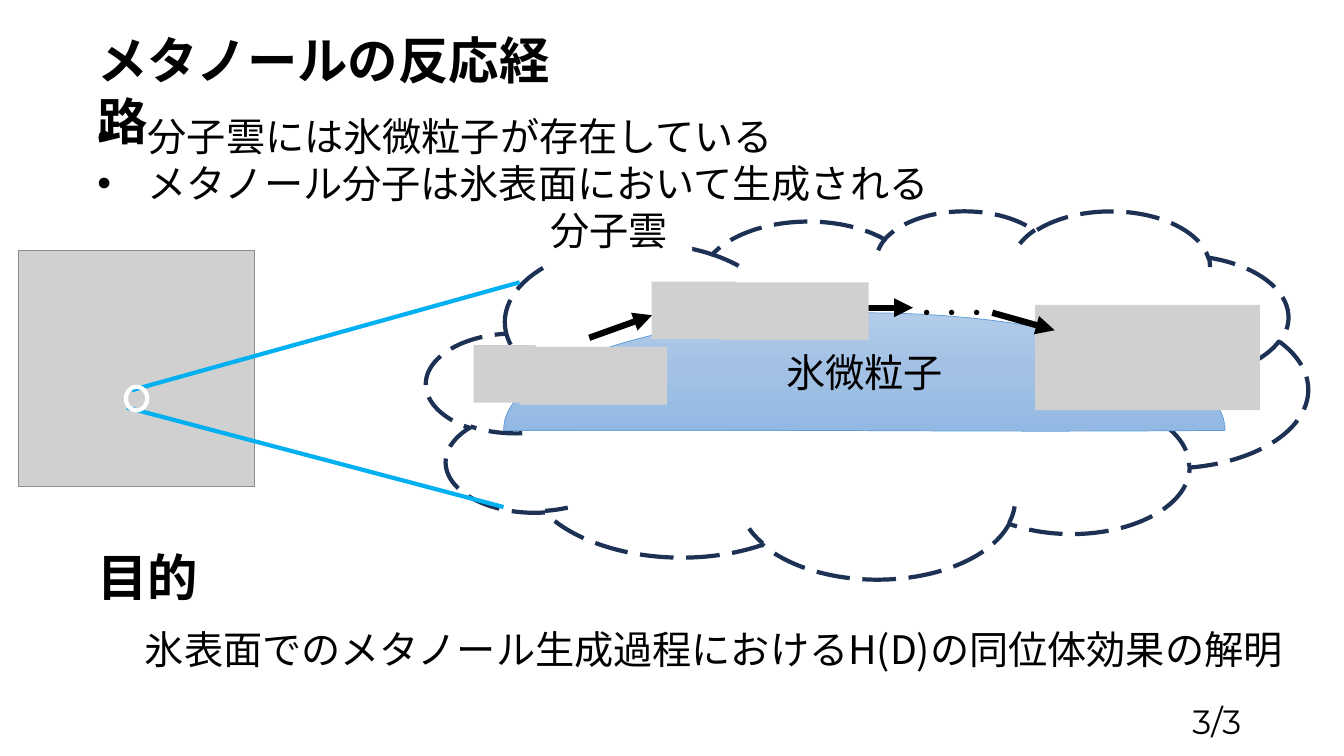
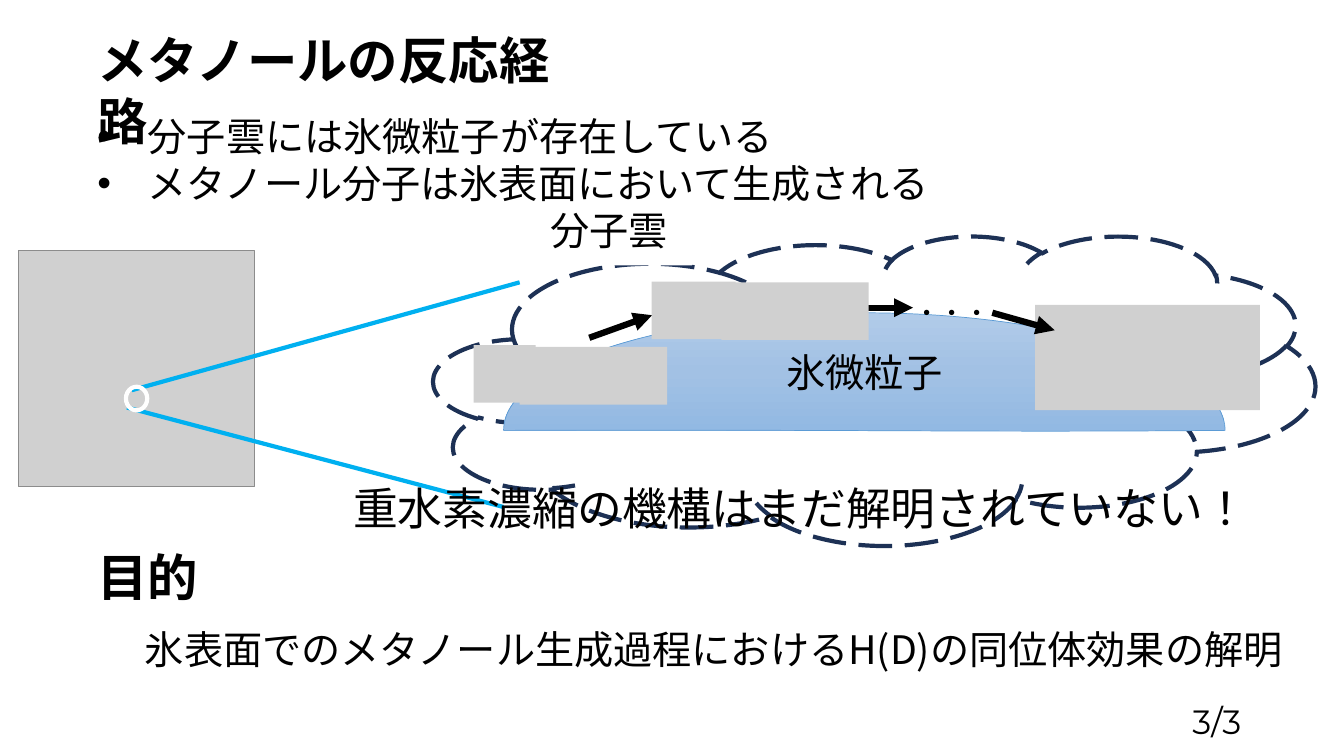
Before and after one commit to tabiseal/Qpcdata, a slide deck: slide 3 of RUAN MINGYANG1026.pptx. Drawn at 1344x756 pixels with LibreOffice and Linux fonts; fonts in the diff are those of the drawing; grey boxes stand for pictures. Boxes give left, top, right and bottom in pixels: in the first picture for what was removed or moved away, otherwise in the second. Text is boxed around its words. In the diff, an @@ line names an element or a change of style, - is before the commit and + after.

```diff
--- a/RUAN MINGYANG1026.pptx
+++ b/RUAN MINGYANG1026.pptx
@@ cloud: place and size @@
-cloud at <box>426,210,1308,578</box>
+cloud at <box>434,236,1315,545</box>
@@ text added at <box>353,480,1248,537</box>, 32 pt, text #000000 @@
+重水素濃縮の機構はまだ解明されていない！
```
Also in this commit, not shown: 1 other slide changed.
